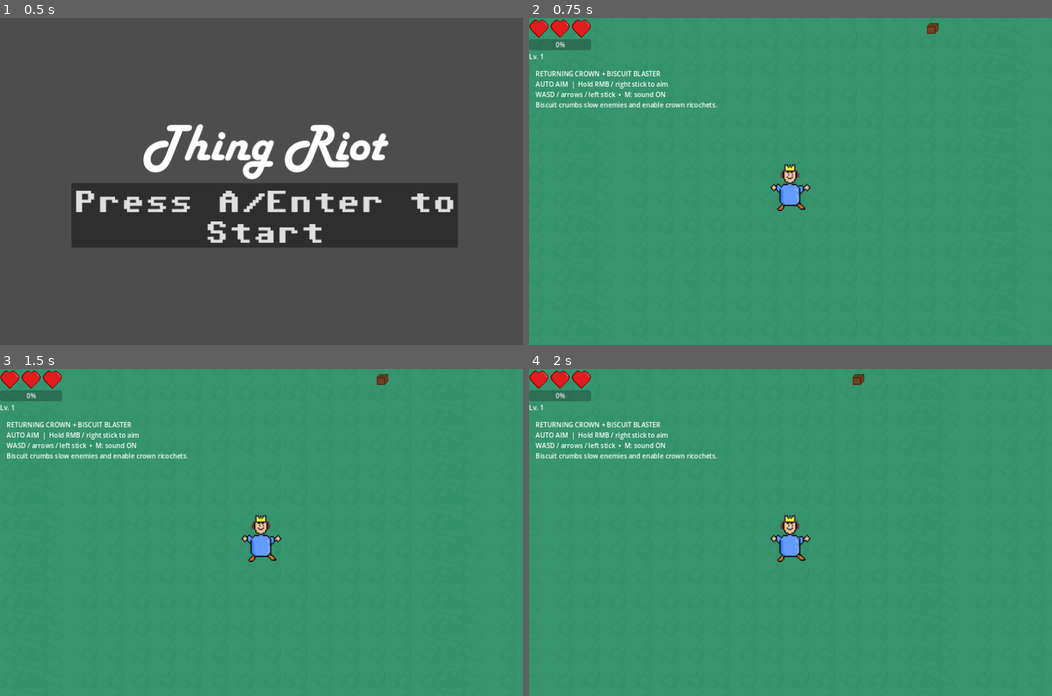
Above: before the commit, frames 1-4 (two rows, left to right).
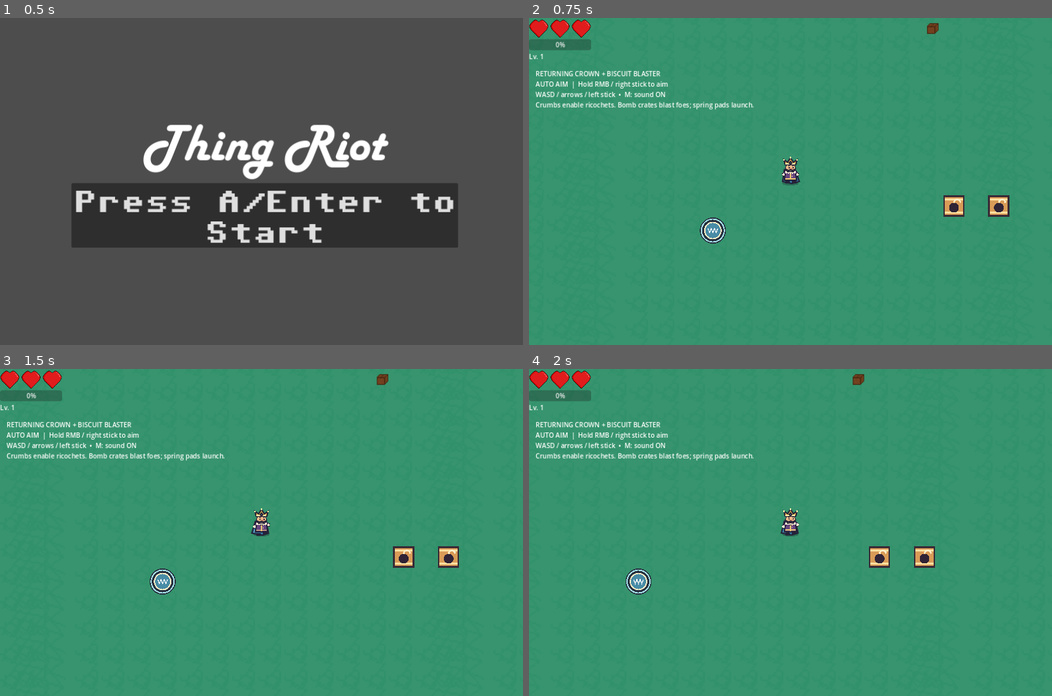
Above: after the commit, the same moments.

Repository: Leonod33/ThingRiot
Game: Godot game, scene res://title_screen.tscn
Two runs of this game, one before a commit and one after it. Both use one fixed random seed, a clock stepped at 60 frames per second and the inputs below.
Inputs (mouse positions are in pixels of both pictures, inside the frame that each line leads up to):
- Up to frame 1 (0.5 s): no input
- Up to frame 2 (0.75 s): click "Press A/Enter to Start" at 0.5 s
- Up to frame 3 (1.5 s): tap Enter (start_game) at 1.25, 1.35 s; move the mouse to (376, 516) at 1.27 s; hold Right (ui_right) from 1.28 s (still down); click (376, 516) at 1.42 s
- Up to frame 4 (2 s): keep holding Right (ui_right)

Frame 1 is identical in both runs. In frame 2, 1.9% of the frame differs, in the area x 1-92%, y 25-69%; in frame 3, 1.9%; in frame 4, 1.9%.

Commit message:
Add tactical arena encounters and redesign the King

Diff:
--- /dev/null
+++ b/thing-riot-v1/arena/blast_visual.gd
@@ -0,0 +1,16 @@
+extends Node2D
+var radius := 170.0
+var age := 0.0
+func _ready():
+	z_index = 4
+func _process(delta):
+	age += delta
+	if age > 0.35:
+		queue_free()
+	queue_redraw()
+func _draw():
+	var r := radius * minf(1, age / 0.18)
+	draw_arc(Vector2.ZERO,r,0,TAU,64,Color(1,0.87,0.55,1-age/0.35),5)
+	for i in range(12):
+		var direction = Vector2.from_angle(i*TAU/12)
+		draw_line(direction*r*0.5,direction*r,Color(1,0.95,0.8,1-age/0.35),3)
--- /dev/null
+++ b/thing-riot-v1/arena/bumper.gd
@@ -0,0 +1,40 @@
+extends Node2D
+var cooldowns := {}
+var pulse := 0.0
+var bounce_count := 0
+func _ready():
+	add_to_group("bumpers")
+func _physics_process(delta):
+	pulse = maxf(0,pulse-delta)
+	for id in cooldowns.keys():
+		cooldowns[id] -= delta
+		if cooldowns[id] <= 0:
+			cooldowns.erase(id)
+	for group in ["Player","enemies"]:
+		for body in get_tree().get_nodes_in_group(group):
+			if body.dead or body.is_queued_for_deletion() or cooldowns.has(body.get_instance_id()):
+				continue
+			if global_position.distance_to(body.global_position) < 42:
+				bounce(body)
+	queue_redraw()
+func bounce(body):
+	var dir := global_position.direction_to(body.global_position)
+	if dir.is_zero_approx():
+		dir = Vector2.RIGHT
+	if body.is_in_group("Player"):
+		body.knockback_vector = dir * 550
+	else:
+		body.apply_knockback(global_position-dir,650)
+	cooldowns[body.get_instance_id()] = 0.9
+	pulse = 0.3
+	bounce_count += 1
+func _draw():
+	draw_circle(Vector2.ZERO,32,Color("27303f"))
+	draw_arc(Vector2.ZERO,28,0,TAU,40,Color("a7e5ee"),3)
+	var r := 20.0 - pulse*16
+	draw_circle(Vector2.ZERO,r,Color("498ca6"))
+	draw_arc(Vector2.ZERO,r,0,TAU,32,Color("fff0c7"),3)
+	var points := PackedVector2Array()
+	for i in range(7):
+		points.append(Vector2(-12+i*4, -5 if i%2==0 else 5))
+	draw_polyline(points,Color.WHITE,2)
--- /dev/null
+++ b/thing-riot-v1/arena/enemy_bolt.gd
@@ -0,0 +1,25 @@
+extends Node2D
+var direction := Vector2.RIGHT
+var age := 0.0
+var spent := false
+func _ready():
+	add_to_group("enemy_bolts")
+	z_index = 3
+func _physics_process(delta):
+	if spent:
+		return
+	age += delta
+	var before := global_position
+	global_position += direction * 300 * delta
+	var p = get_tree().get_first_node_in_group("Player")
+	if p and not p.dead and Geometry2D.get_closest_point_to_segment(p.global_position, before, global_position).distance_to(p.global_position) < 20:
+		p.change_health(-1)
+		spent = true
+		queue_free()
+	if age > 4:
+		queue_free()
+	queue_redraw()
+func _draw():
+	draw_circle(Vector2.ZERO, 9, Color("30243d"))
+	draw_colored_polygon(PackedVector2Array([Vector2(0,-8),Vector2(7,0),Vector2(0,8),Vector2(-7,0)]),Color("fff0c2"))
+	draw_line(-direction*20, -direction*9, Color("f2aa70"),3)
--- /dev/null
+++ b/thing-riot-v1/arena/explosive_crate.gd
@@ -0,0 +1,46 @@
+extends "res://destructible_prop.gd"
+var armed := false
+var fuse := 0.55
+var blast_radius := 170.0
+var exploded := false
+func _ready():
+	super._ready()
+	$Sprite2D.hide()
+func _die():
+	if armed or exploded:
+		return
+	destroyed = true
+	armed = true
+func _physics_process(delta):
+	if armed and not exploded:
+		fuse -= delta
+		if fuse <= 0:
+			detonate()
+	queue_redraw()
+func detonate():
+	if exploded:
+		return
+	exploded = true
+	for group in ["enemies", "destructible"]:
+		for target in get_tree().get_nodes_in_group(group):
+			if target == self or target.is_queued_for_deletion():
+				continue
+			if global_position.distance_to(target.global_position) <= blast_radius:
+				target.take_damage(6)
+	# Friendly explosions reward positioning without surprise player damage.
+	var fx = preload("res://arena/blast_visual.gd").new()
+	get_tree().current_scene.add_child(fx)
+	fx.global_position = global_position
+	fx.radius = blast_radius
+	queue_free()
+func _draw():
+	draw_rect(Rect2(-13,-13,26,26), Color("382936"))
+	draw_rect(Rect2(-11,-11,22,22), Color("d99b57"))
+	for y in [-8,8]:
+		draw_line(Vector2(-11,y),Vector2(11,y),Color("ffe0a0"),2)
+	# A bomb silhouette, not colour alone, distinguishes explosive crates.
+	draw_circle(Vector2(0,2),6,Color("302335"))
+	draw_arc(Vector2(4,-4),4,PI,TAU,12,Color("fff0ca"),2)
+	if armed:
+		draw_arc(Vector2.ZERO,blast_radius/scale.x,0,TAU,64,Color(1,0.88,0.65,0.8),1)
+		draw_circle(Vector2(7,-7),2+sin(fuse*40),Color.WHITE)
--- /dev/null
+++ b/thing-riot-v1/arena/tactical_enemy.gd
@@ -0,0 +1,80 @@
+extends "res://enemy.gd"
+var kind := "charger"
+var state := "approach"
+var clock := 1.0
+var attack_direction := Vector2.RIGHT
+var windup_count := 0
+func _ready():
+	super._ready()
+	$Sprite2D.hide()
+	scale = Vector2(1.4,1.4)
+	hp = 5 if kind == "charger" else 4
+	speed = 115
+func _desired_velocity(delta: float, dir: Vector2) -> Vector2:
+	clock -= delta
+	var distance := global_position.distance_to(player.global_position)
+	match state:
+		"windup":
+			if clock <= 0:
+				if kind == "charger":
+					state = "charge"
+					clock = 0.55
+				else:
+					shoot()
+					state = "recover"
+					clock = 1.2
+			return Vector2.ZERO
+		"charge":
+			if clock <= 0:
+				state = "recover"
+				clock = 1.0
+			return attack_direction * 500 * (0.45 if crumb_time > 0 else 1.0)
+		"recover":
+			if clock <= 0:
+				state = "approach"
+				clock = 1.0
+			return Vector2.ZERO
+	if distance < (420 if kind == "caster" else 310) and clock <= 0:
+		state = "windup"
+		clock = 1.0
+		attack_direction = dir
+		windup_count += 1
+		return Vector2.ZERO
+	var factor := 0.45 if crumb_time > 0 else 1.0
+	if kind == "caster" and distance < 260:
+		return -dir * speed * factor
+	return dir * speed * factor
+func shoot():
+	if get_tree().get_nodes_in_group("enemy_bolts").size() >= 32:
+		return
+	var bolt = preload("res://arena/enemy_bolt.gd").new()
+	bolt.direction = attack_direction
+	get_tree().current_scene.add_child(bolt)
+	bolt.global_position = global_position + attack_direction * 26
+func _draw():
+	if state == "windup":
+		var length := 275.0 / scale.x if kind == "charger" else 400.0 / scale.x
+		var colour := Color(1,0.87,0.6,0.7)
+		draw_line(Vector2.ZERO, attack_direction*length, colour, 2)
+		for offset in [-1,1]:
+			var normal = attack_direction.orthogonal() * 13 * offset
+			draw_line(normal, attack_direction*length+normal,colour,1)
+		draw_arc(Vector2.ZERO,23, -PI/2, -PI/2+TAU*(1-clock),32,Color.WHITE,3)
+	var tint := Color.WHITE if flash_time > 0 else Color("b7c9d5")
+	if kind == "charger":
+		draw_circle(Vector2(0,3),17,Color("272638"))
+		draw_circle(Vector2(0,1),14,tint)
+		draw_rect(Rect2(-12,-5,24,6),Color("272638"))
+		for x in [-7,7]:
+			draw_line(Vector2(x,-2),Vector2(x+3,-2),Color("ffe4a3"),2)
+		draw_colored_polygon(PackedVector2Array([Vector2(-7,-13),Vector2(0,-28),Vector2(7,-13)]),Color("f0c875"))
+		draw_line(Vector2(-16,11),Vector2(16,11),Color("796487"),5)
+	else:
+		draw_colored_polygon(PackedVector2Array([Vector2(-19,18),Vector2(0,-23),Vector2(19,18)]),Color("30283e"))
+		draw_colored_polygon(PackedVector2Array([Vector2(-13,14),Vector2(0,-18),Vector2(13,14)]),Color("74729d"))
+		draw_circle(Vector2(0,-1),8,Color("202135"))
+		for x in [-3,3]:
+			draw_circle(Vector2(x,-2),1.5,Color("fff2cd"))
+		draw_line(Vector2(17,18),Vector2(20,-13),Color("dec48b"),3)
+		draw_circle(Vector2(20,-16),4,Color("fff2cd"))
+	super._draw()
--- /dev/null
+++ b/thing-riot-v1/characters/king_visual.gd
@@ -0,0 +1,63 @@
+extends Node2D
+# Original vector character, drawn in local pixels around a small foot hitbox.
+var phase := 0.0
+var facing := 1.0
+var walking := 0.0
+const INK = Color("252238")
+func _process(delta):
+	var p = get_parent()
+	walking = clampf(p.velocity.length() / 260.0, 0, 1)
+	phase += delta * (12.0 if walking > 0.1 else 2.0)
+	if absf(p.velocity.x) > 15:
+		facing = signf(p.velocity.x)
+	modulate.a = 0.65 if p.invincible_timer > 0 and sin(phase * 5) > 0 else 1.0
+	queue_redraw()
+func shape(points: Array, colour: Color):
+	var poly := PackedVector2Array(points)
+	draw_colored_polygon(poly, colour)
+	poly.append(poly[0])
+	draw_polyline(poly, INK, 2.0, true)
+func _draw():
+	draw_set_transform(Vector2(0,4), 0, Vector2(1,0.3))
+	draw_circle(Vector2.ZERO, 20, Color(0.05,0.08,0.12,0.3))
+	var bob := sin(phase * 2) * walking * 1.5
+	draw_set_transform(Vector2(0,bob), 0, Vector2.ONE)
+	var sway := sin(phase) * (2 + walking * 4)
+	shape([Vector2(-15,-29),Vector2(12,-28),Vector2(21+sway,0),Vector2(3,5),Vector2(-20+sway,0)], Color("3478a5"))
+	draw_line(Vector2(-12,-20),Vector2(-14+sway,-1),Color("85c9e0"),2)
+	for side in [-1,1]:
+		var step := sin(phase + (PI if side < 0 else 0)) * walking * 3
+		draw_style_box(boot_style(), Rect2(Vector2(side*8-5,-2+step),Vector2(12,7)))
+	shape([Vector2(-12,-26),Vector2(12,-26),Vector2(15,-3),Vector2(-15,-3)],Color("684681"))
+	draw_line(Vector2(0,-23),Vector2(0,-4),Color("efc975"),2)
+	draw_line(Vector2(-13,-7),Vector2(13,-7),Color("efc975"),3)
+	for y in [-19,-13]:
+		draw_circle(Vector2(4,y),1.5,Color("ffe3a0"))
+	for side in [-1,1]:
+		var hand := Vector2(side*17,-17 + sin(phase + side)*walking*3)
+		draw_line(Vector2(side*10,-25),hand,INK,8)
+		draw_line(Vector2(side*10,-25),hand,Color("684681"),5)
+		draw_circle(hand,4.5,INK)
+		draw_circle(hand,3.3,Color("fff3d4"))
+	draw_circle(Vector2(0,-32),13,INK)
+	draw_circle(Vector2(0,-32),11.5,Color("eebc8b"))
+	# Ermine collar and a magnificent moustache.
+	for x in [-10,-5,0,5,10]:
+		draw_circle(Vector2(x,-23),3.2,Color("fff3d4"))
+	var look := facing * 1.5
+	for x in [-5,5]:
+		draw_circle(Vector2(x+look,-34),1.7,INK)
+		draw_line(Vector2(x-2+look,-38),Vector2(x+2+look,-39),INK,2)
+	draw_circle(Vector2(look,-30),3,Color("d98c69"))
+	shape([Vector2(-11,-30),Vector2(-5,-27),Vector2(0,-29),Vector2(5,-27),Vector2(11,-30),Vector2(7,-24),Vector2(0,-25),Vector2(-7,-24)],Color("fff3d4"))
+	shape([Vector2(-13,-41),Vector2(-16,-53),Vector2(-7,-47),Vector2(0,-58),Vector2(7,-47),Vector2(16,-53),Vector2(13,-41)],Color("edb94e"))
+	draw_line(Vector2(-12,-43),Vector2(12,-43),Color("fff0aa"),3)
+	shape([Vector2(0,-49),Vector2(3,-45),Vector2(0,-42),Vector2(-3,-45)],Color("5bbbd1"))
+	for point in [Vector2(-16,-53),Vector2(0,-58),Vector2(16,-53)]:
+		draw_circle(point,2.2,Color("fff0aa"))
+func boot_style() -> StyleBoxFlat:
+	var style := StyleBoxFlat.new()
+	style.bg_color = INK
+	style.corner_radius_top_left = 3
+	style.corner_radius_top_right = 3
+	return style
--- a/thing-riot-v1/enemy.gd
+++ b/thing-riot-v1/enemy.gd
@@ -33,7 +33,7 @@
 	queue_redraw()
 	if is_instance_valid(player) and not dead:
 		var dir = (player.position - position).normalized()
-		velocity = dir * speed * (0.45 if crumb_time > 0 else 1.0) + knockback_velocity
+		velocity = _desired_velocity(delta, dir) + knockback_velocity
 		knockback_velocity = knockback_velocity.move_toward(Vector2.ZERO, 700.0 * delta)
 		move_and_slide()
 
@@ -70,3 +70,6 @@
 		draw_arc(Vector2.ZERO, 17, 0, TAU, 24, Color("ffe0a0"), 1.5)
 		for i in range(5):
 			draw_rect(Rect2(Vector2.from_angle(i * 1.25) * 14, Vector2(3,2)), Color("fff0bb"))
+
+func _desired_velocity(_delta: float, dir: Vector2) -> Vector2:
+	return dir * speed * (0.45 if crumb_time > 0 else 1.0)
--- a/thing-riot-v1/enemy_spawner.gd
+++ b/thing-riot-v1/enemy_spawner.gd
@@ -20,6 +20,7 @@
 @export_range(10.0, 360.0, 5.0) var bias_arc_deg := 120.0
 
 var _t := 0.0
+var spawned_total := 0
 var _timer := 0.0
 var _player: Node2D
 
@@ -60,7 +61,13 @@
 		_spawn_one_enemy()
 
 func _spawn_one_enemy() -> void:
+	if get_tree().get_nodes_in_group("enemies").size() >= 180:
+		return
 	var e := enemy_scene.instantiate()
+	spawned_total += 1
+	if _t >= 20.0 and spawned_total % 3 == 0:
+		e.set_script(preload("res://arena/tactical_enemy.gd"))
+		e.kind = "caster" if _t >= 40.0 and spawned_total % 2 == 0 else "charger"
 	get_tree().current_scene.add_child(e)
 	e.global_position = _ring_spawn_position()
 
--- a/thing-riot-v1/player.gd
+++ b/thing-riot-v1/player.gd
@@ -21,6 +21,16 @@
 var knockback_vector := Vector2.ZERO
 
 func _ready():
+	$Sprite2D.hide()
+	var king = preload("res://characters/king_visual.gd").new()
+	king.name = "KingVisual"
+	add_child(king)
+	var shape := CircleShape2D.new()
+	shape.radius = 14.0
+	$CollisionShape2D.shape = shape
+	$CollisionShape2D.scale = Vector2.ONE
+	$CollisionShape2D.position = Vector2(0,2)
+
 	z_index = 1
 	var weapons = preload("res://weapons/weapon_controller.gd").new()
 	weapons.name = "Weapons"
--- a/thing-riot-v1/prop_spawner.gd
+++ b/thing-riot-v1/prop_spawner.gd
@@ -22,9 +22,28 @@
 		var pos := bounds.position + (Vector2(index % columns, index / columns) + Vector2(randf_range(0.2,0.8), randf_range(0.2,0.8))) * cell
 		if pos.distance_to(player.global_position) < min_distance_from_player:
 			continue
-		var prop = prop_scene.instantiate()
-		get_tree().current_scene.add_child(prop)
-		prop.global_position = pos
-		# Scale the entire prop so its collision matches its drawing.
-		prop.scale = Vector2(2,2)
-		placed_positions.append(pos)
+		spawn_crate(pos, index % 4 == 0)
+		if index % 8 == 0:
+			spawn_crate(pos + Vector2(-100,0), true)
+		if index % 5 == 0:
+			spawn_bumper(pos + Vector2(-70,-70))
+	# A small introductory encounter makes the new interactions discoverable.
+	spawn_crate(player.global_position + Vector2(400,60), true)
+	spawn_crate(player.global_position + Vector2(510,60), true)
+	spawn_bumper(player.global_position + Vector2(-190,120))
+
+func spawn_crate(pos: Vector2, explosive: bool):
+	var prop = prop_scene.instantiate()
+	if explosive:
+		prop.set_script(preload("res://arena/explosive_crate.gd"))
+	get_tree().current_scene.add_child(prop)
+	prop.global_position = pos
+	prop.scale = Vector2(2,2)
+	placed_positions.append(pos)
+	return prop
+
+func spawn_bumper(pos: Vector2):
+	var bumper = preload("res://arena/bumper.gd").new()
+	get_tree().current_scene.add_child(bumper)
+	bumper.global_position = pos
+	return bumper
--- /dev/null
+++ b/thing-riot-v1/tests/arena_test.gd
@@ -0,0 +1,92 @@
+extends SceneTree
+var failures := 0
+var checks := 0
+func check(ok: bool, label: String):
+	checks += 1
+	if not ok:
+		failures += 1
+		push_error("FAIL: " + label)
+func _initialize():
+	call_deferred("run_tests")
+func enemy_at(pos: Vector2, kind: String):
+	var enemy = load("res://enemy.tscn").instantiate()
+	if not kind.is_empty():
+		enemy.set_script(load("res://arena/tactical_enemy.gd"))
+		enemy.kind = kind
+	current_scene.add_child(enemy)
+	enemy.global_position = pos
+	enemy.set_physics_process(false)
+	return enemy
+func run_tests():
+	change_scene_to_file("res://main.tscn")
+	await process_frame
+	await process_frame
+	var p = current_scene.get_node("Player")
+	p.set_physics_process(false)
+	p.get_node("Weapons").set_physics_process(false)
+	current_scene.get_node("EnemySpawner").set_process(false)
+	check(p.has_node("KingVisual") and not p.get_node("Sprite2D").visible, "new king replaces old sprite")
+	check(p.get_node("CollisionShape2D").shape.radius == 14 and p.get_node("CollisionShape2D").scale == Vector2.ONE, "compact king has matching foot collision")
+	var spawner = current_scene.get_node("PropSpawner")
+	var origin = p.global_position + Vector2(0,1800)
+	var a = spawner.spawn_crate(origin, true)
+	var b = spawner.spawn_crate(origin + Vector2(100,0), true)
+	var far = enemy_at(origin + Vector2(400,0), "")
+	var near = enemy_at(origin + Vector2(30,0), "")
+	near.hp = 20
+	a.take_damage(10)
+	check(a.armed and not a.exploded and not b.armed, "damage arms fuse without instant blast")
+	a._physics_process(0.1)
+	check(not a.exploded, "fuse gives warning interval")
+	a.detonate()
+	check(near.hp == 14 and far.hp == 2, "blast only damages nearby enemies")
+	check(b.armed, "blast starts neighboring crate fuse")
+	a.detonate()
+	check(near.hp == 14, "explosion applies damage once")
+	b.detonate()
+	check(near.hp == 8, "second crate completes bounded chain")
+	var bumper = spawner.spawn_bumper(p.global_position - Vector2(10,0))
+	bumper._physics_process(0.01)
+	check(p.knockback_vector.x > 0 and bumper.bounce_count == 1, "bumper launches king away")
+	bumper._physics_process(0.01)
+	check(bumper.bounce_count == 1, "bumper cooldown prevents repeated contact")
+	var charger = enemy_at(p.global_position + Vector2(200,0), "charger")
+	charger.clock = 0
+	charger._physics_process(0.01)
+	check(charger.state == "windup" and charger.velocity.length() == 0, "charger stops to warn")
+	var locked = charger.attack_direction
+	p.global_position.y += 100
+	charger._physics_process(0.5)
+	check(charger.state == "windup" and charger.attack_direction == locked, "charge direction stays locked while player dodges")
+	charger._physics_process(0.6)
+	charger._physics_process(0.01)
+	check(charger.state == "charge" and charger.velocity.length() > 400, "charger attacks after warning")
+	charger.coat_with_crumbs()
+	charger._physics_process(0.01)
+	check(charger.velocity.length() < 250, "crumbs slow charge")
+	charger._physics_process(0.6)
+	check(charger.state == "recover", "charge ends with recovery")
+	var caster = enemy_at(p.global_position + Vector2(300,0), "caster")
+	caster.clock = 0
+	var bolts_before = get_nodes_in_group("enemy_bolts").size()
+	caster._physics_process(0.01)
+	check(caster.state == "windup" and get_nodes_in_group("enemy_bolts").size() == bolts_before, "caster warns before shot")
+	caster._physics_process(1.1)
+	check(get_nodes_in_group("enemy_bolts").size() == bolts_before + 1, "caster fires one bolt after warning")
+	var bolt = get_nodes_in_group("enemy_bolts")[-1]
+	bolt.global_position = p.global_position - Vector2(50,0)
+	bolt.direction = Vector2.RIGHT
+	p.invincible_timer = 0
+	var health = p.current_health
+	bolt._physics_process(0.3)
+	bolt._physics_process(0.3)
+	check(p.current_health == health - 1, "fast enemy bolt hits once with swept collision")
+	var doomed = enemy_at(p.global_position + Vector2(150,0), "caster")
+	doomed.clock = 0
+	doomed._physics_process(0.01)
+	doomed.take_damage(99)
+	bolts_before = get_nodes_in_group("enemy_bolts").size()
+	doomed._physics_process(2)
+	check(get_nodes_in_group("enemy_bolts").size() == bolts_before, "death interrupts enemy attack")
+	print("ARENA: %d checks, %d failures" % [checks, failures])
+	quit(1 if failures else 0)
--- /dev/null
+++ b/thing-riot-v1/tests/arena_visual.gd
@@ -0,0 +1,30 @@
+extends SceneTree
+func _initialize():
+	call_deferred("run")
+func run():
+	change_scene_to_file("res://main.tscn")
+	await create_timer(0.3).timeout
+	var p = current_scene.get_node("Player")
+	p.invincible_timer = 0
+	p.get_node("Weapons").set_physics_process(false)
+	for i in range(2):
+		var e = load("res://enemy.tscn").instantiate()
+		e.set_script(load("res://arena/tactical_enemy.gd"))
+		e.kind = "charger" if i == 0 else "caster"
+		current_scene.add_child(e)
+		e.global_position = p.global_position + Vector2(210+i*80,-120+i*180)
+		e.state = "windup"
+		e.clock = 0.55
+		e.attack_direction = e.global_position.direction_to(p.global_position)
+		e.set_physics_process(false)
+	Input.action_press("ui_right")
+	await create_timer(0.15).timeout
+	Input.action_release("ui_right")
+	await RenderingServer.frame_post_draw
+	root.get_texture().get_image().save_png("user://arena-gameplay.png")
+	# Portrait inspection uses the actual animated drawing, scaled for QA only.
+	p.get_node("KingVisual").scale = Vector2(4,4)
+	await create_timer(0.1).timeout
+	await RenderingServer.frame_post_draw
+	root.get_texture().get_image().save_png("user://king-portrait.png")
+	quit()
--- a/thing-riot-v1/weapons/weapon_controller.gd
+++ b/thing-riot-v1/weapons/weapon_controller.gd
@@ -90,7 +90,7 @@
 		if crown_timer <= 0:
 			fire(crown)
 			crown_timer = crown.cooldown * player.stats.attack_speed
-	readout.text = "RETURNING CROWN + BISCUIT BLASTER\n%s  |  Hold RMB / right stick to aim\nWASD / arrows / left stick  •  M: sound %s\nBiscuit crumbs slow enemies and enable crown ricochets." % ["MANUAL AIM" if manual else "AUTO AIM", "OFF" if muted else "ON"]
+	readout.text = "RETURNING CROWN + BISCUIT BLASTER\n%s  |  Hold RMB / right stick to aim\nWASD / arrows / left stick  •  M: sound %s\nCrumbs enable ricochets. Bomb crates blast foes; spring pads launch." % ["MANUAL AIM" if manual else "AUTO AIM", "OFF" if muted else "ON"]
 	queue_redraw()
 
 func fire(spec: Resource):
Not shown, changed: AGENTS.md
